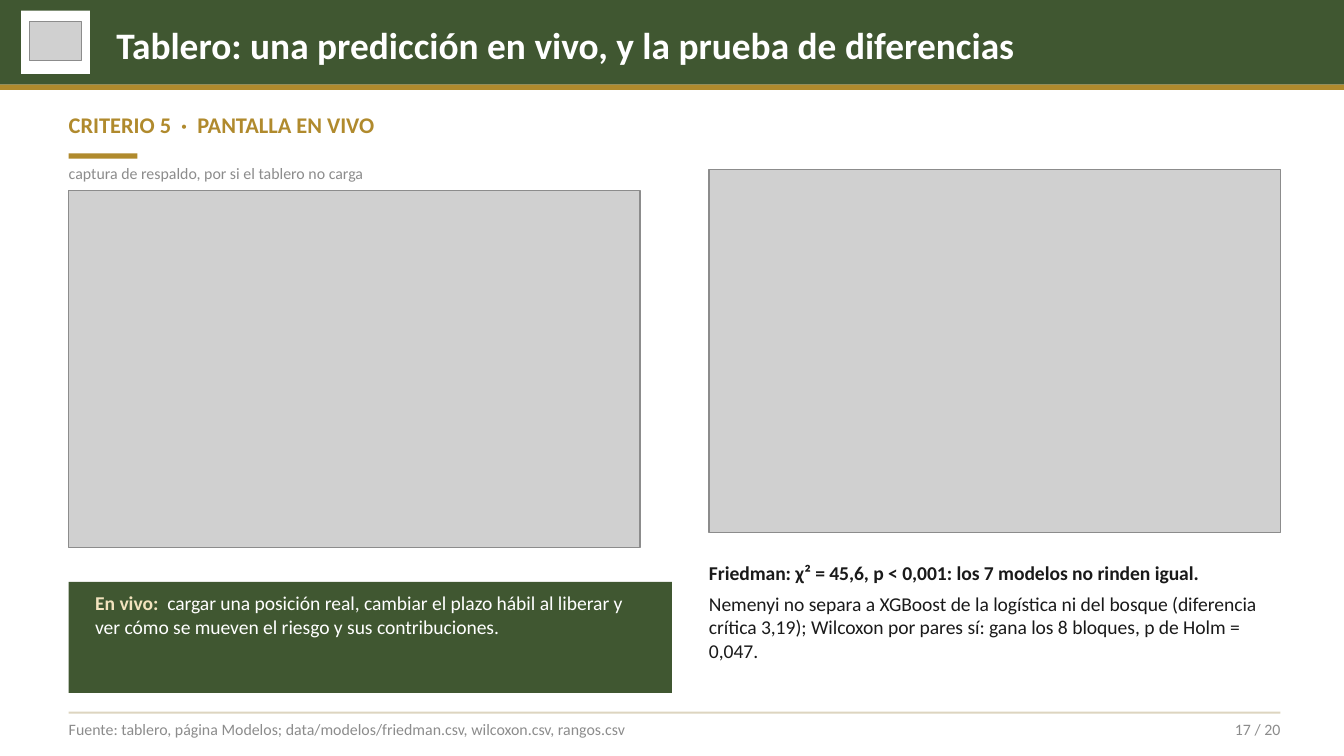
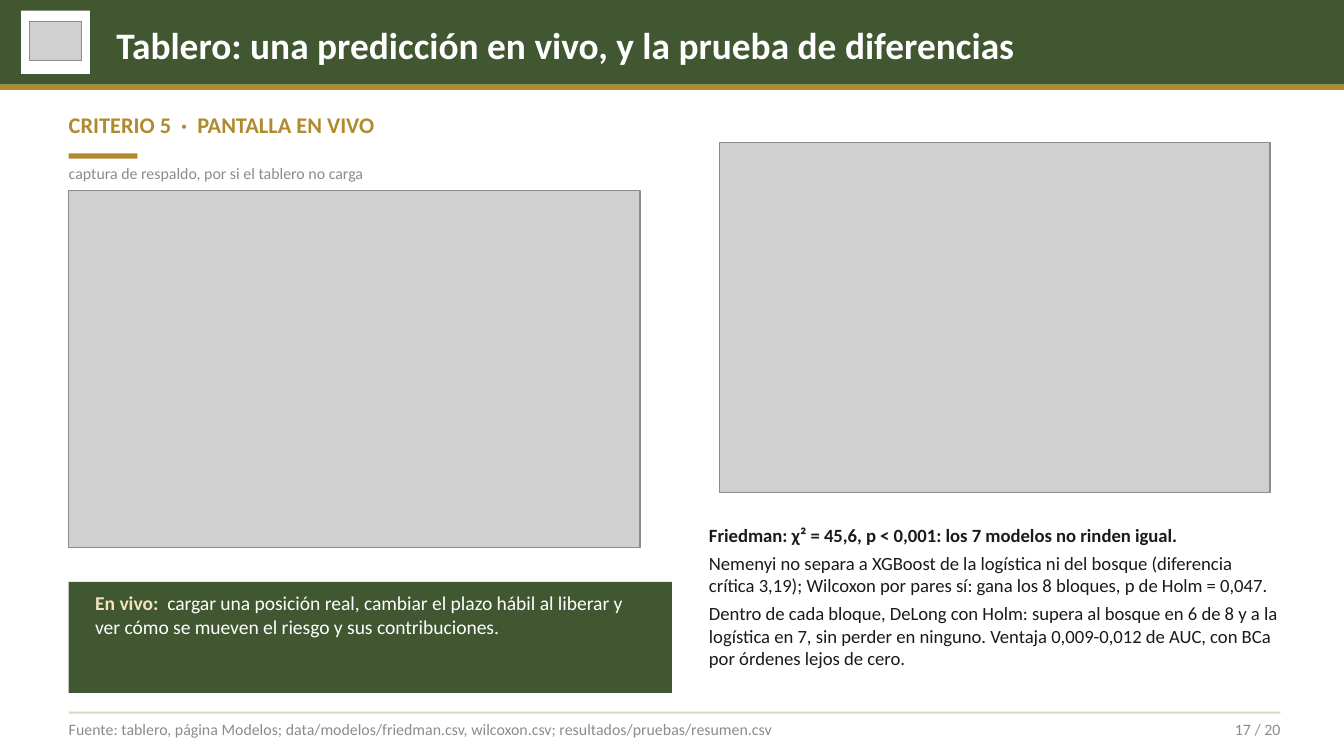
Before and after one commit to ddcarbono/otif-compras-ml, a slide deck: slide 17 of presentacion/sustentacion_otif.pptx. Drawn at 1344x756 pixels with LibreOffice and Linux fonts; fonts in the diff are those of the drawing; grey boxes stand for pictures. Boxes give left, top, right and bottom in pixels: in the first picture for what was removed or moved away, otherwise in the second. Text is boxed around its words. In the diff, an @@ line names an element or a change of style, - is before the commit and + after.

```diff
--- a/presentacion/sustentacion_otif.pptx
+++ b/presentacion/sustentacion_otif.pptx
@@ picture: place and size @@
-picture at box(710, 169, 1281, 532)
+picture at box(719, 142, 1269, 492)
@@ text at box(709, 527, 1267, 595): size 10.5 to 10 pt in "Friedman: χ² = 45,6, p < 0,001: ...", "Nemenyi no separa a XGBoost de la ..."; less space between paragraphs @@
@@ text "Friedman: χ² = 45,6, p ...": place and size @@
-text "Friedman: χ² = 45,6, p ..." at box(709, 564, 1256, 661)
+text "Friedman: χ² = 45,6, p ..." at box(709, 527, 1277, 668)
@@ text at box(709, 607, 1277, 668): paragraph added @@
+Dentro de cada bloque, DeLong con Holm: supera al bosque en 6 de 8 y a la logística en 7, sin perder en ninguno. Ventaja 0,009-0,012 de AUC, con BCa por órdenes lejos de cero.
@@ text at box(69, 724, 771, 738): text changed @@
-Fuente: tablero, página Modelos; data/modelos/friedman.csv, wilcoxon.csv, rangos.csv
+Fuente: tablero, página Modelos; data/modelos/friedman.csv, wilcoxon.csv; resultados/pruebas/resumen.csv
```
Also in this commit, not shown: 4 other files.
